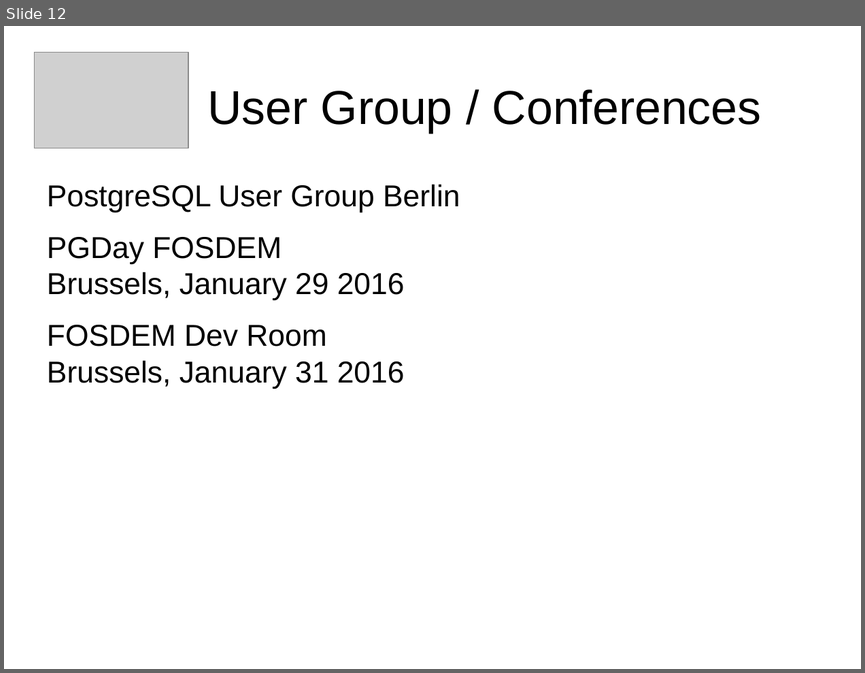
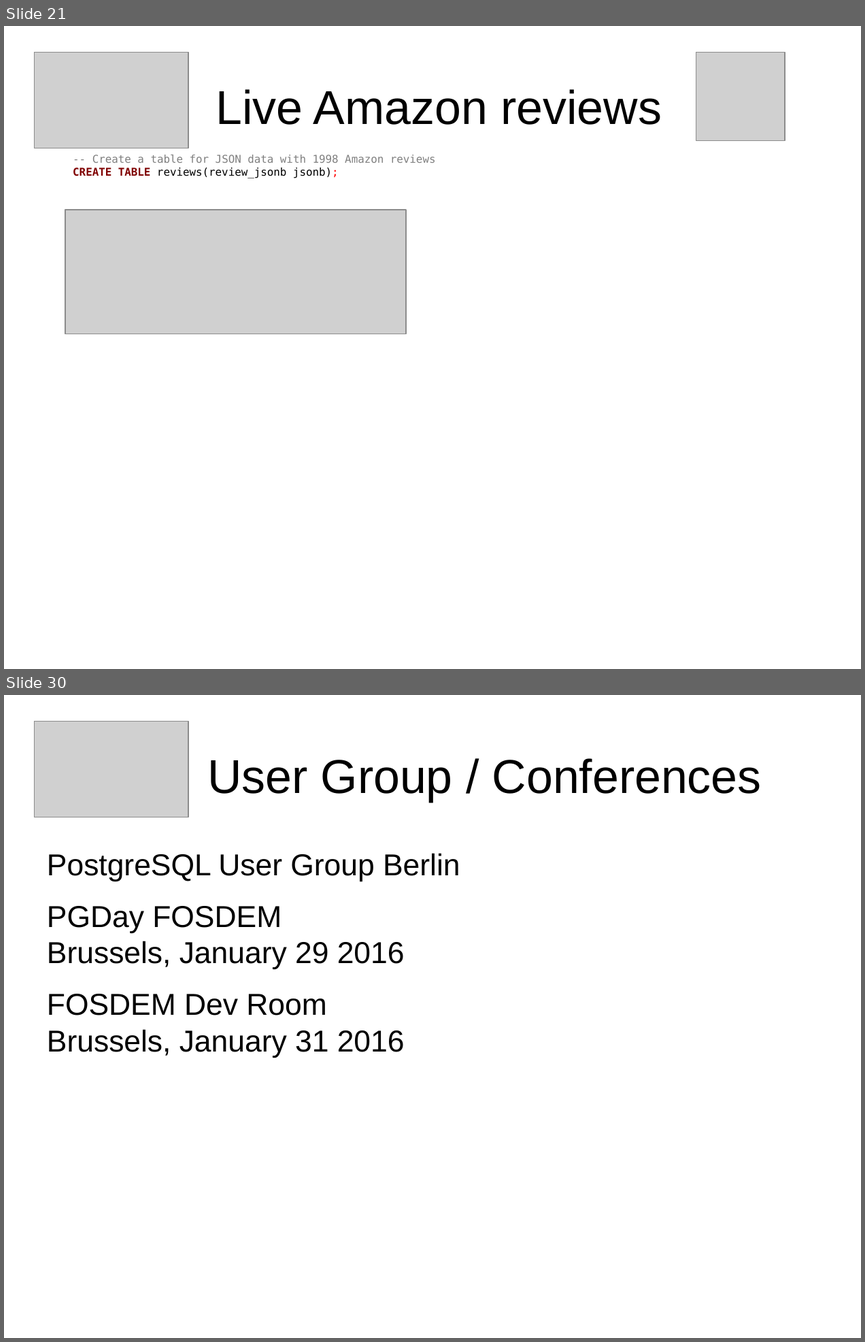
Before and after one commit to sjstoelting/talks, a slide deck: no-sql-as-not-only-sql/NoSQL-as-Not-Only-SQL.odp. Shown one above the other, each under a label of ours: slide 12 before the commit, slides 21 and 30 after it; the slides between them are not shown. The pictures are 865x673 and 865x1342 pixels, drawn with LibreOffice and Linux fonts; fonts in the diff are those of the drawing; grey boxes stand for pictures. Boxes give left, top, right and bottom in pixels: in the first picture for what was removed or moved away, otherwise in the second. Text is boxed around its words. In the diff, an @@ line names an element or a change of style, - is before the commit and + after.

```diff
--- a/no-sql-as-not-only-sql/NoSQL-as-Not-Only-SQL.odp
+++ b/no-sql-as-not-only-sql/NoSQL-as-Not-Only-SQL.odp
@@ slide 21 added at (x1=4, y1=26, x2=861, y2=669), background #FFFFFF @@
@@ picture added at (x1=35, y1=52, x2=188, y2=148) @@
@@ picture added at (x1=696, y1=52, x2=785, y2=140) @@
@@ title added at (x1=215, y1=89, x2=662, y2=125), 44 pt, text #000000 @@
+Live Amazon reviews
@@ text added at (x1=73, y1=155, x2=436, y2=178), 10 pt, text #808080 @@
+-- Create a table for JSON data with 1998 Amazon reviews
+CREATE TABLE reviews(review_jsonb jsonb);
@@ picture added at (x1=65, y1=210, x2=407, y2=333) @@
@@ what was slide 12 is now slide 30 @@
```
Also in this commit, not shown: 17 other slides added, 1 other file.
